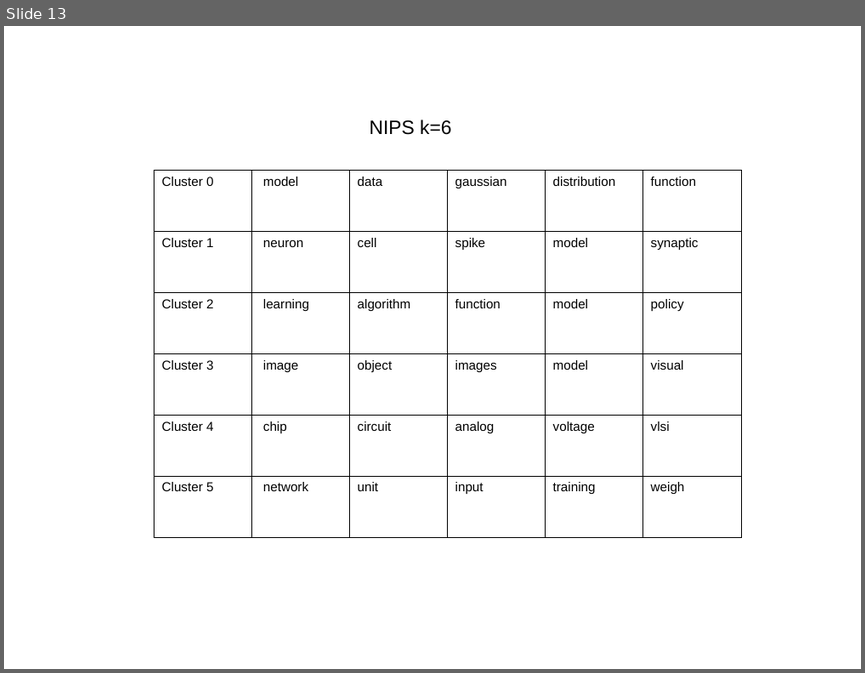
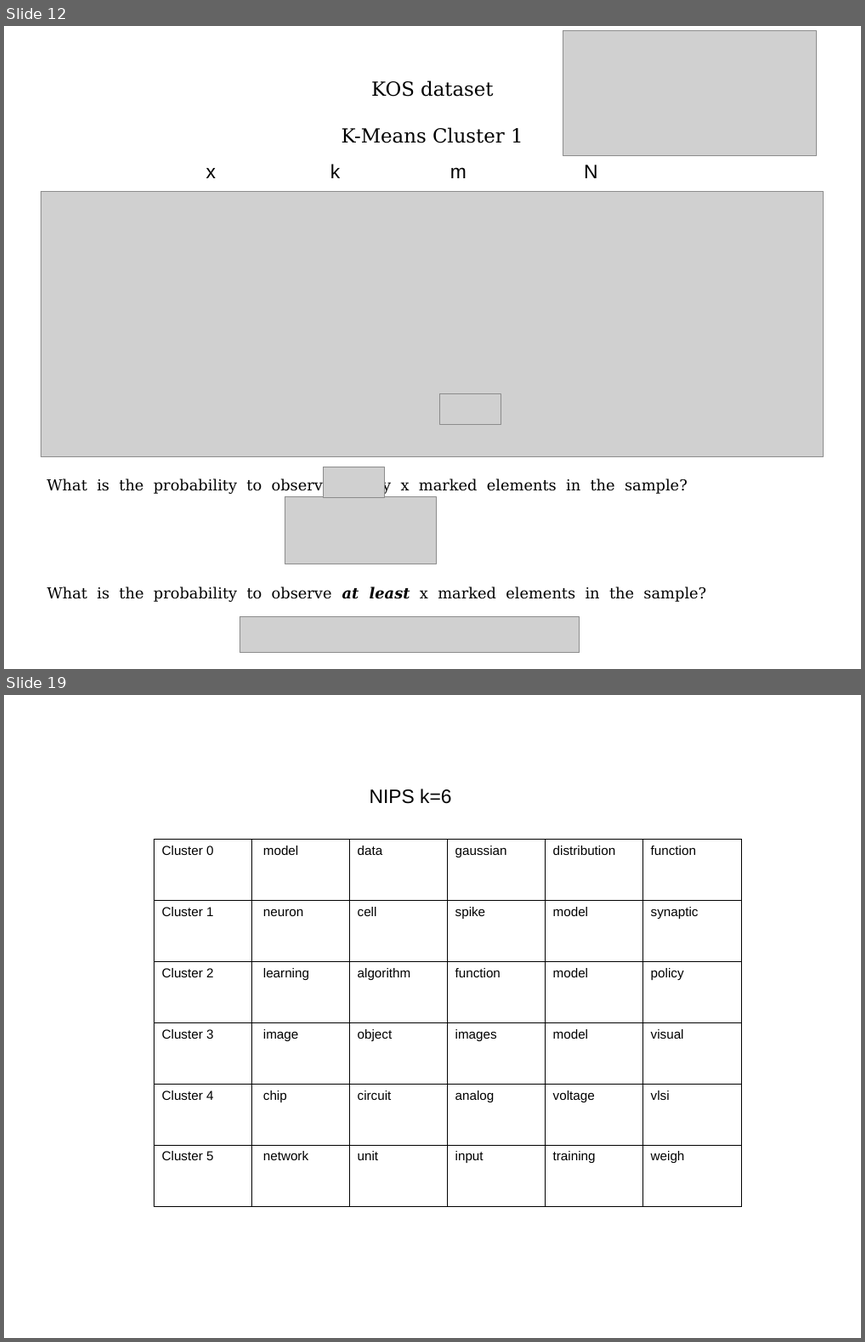
Before and after one commit to vitalv/doc-clustering-topic-modeling, a slide deck: doc-clustering-topic-modeling.odp. Shown one above the other, each under a label of ours: slide 13 before the commit, slides 12 and 19 after it; the slides between them are not shown. The pictures are 865x673 and 865x1342 pixels, drawn with LibreOffice and Linux fonts; fonts in the diff are those of the drawing; grey boxes stand for pictures. Boxes give left, top, right and bottom in pixels: in the first picture for what was removed or moved away, otherwise in the second. Text is boxed around its words. In the diff, an @@ line names an element or a change of style, - is before the commit and + after.

```diff
--- a/doc-clustering-topic-modeling.odp
+++ b/doc-clustering-topic-modeling.odp
@@ slide 12 added at (4, 26, 861, 669), background #FFFFFF @@
@@ picture added at (563, 30, 817, 155) @@
@@ text added at (371, 80, 493, 97), 18 pt, text #000000 @@
+KOS dataset
@@ text added at (341, 127, 523, 143), 18 pt, text #000000 @@
+K-Means Cluster 1
@@ text added at (206, 168, 216, 178), 18 pt, text #000000 @@
+x
@@ text added at (330, 164, 340, 178), 18 pt, text #000000 @@
+k
@@ text added at (450, 167, 466, 178), 18 pt, text #000000 @@
+m
@@ text added at (584, 165, 598, 178), 18 pt, text #000000 @@
+N
@@ picture added at (41, 191, 823, 457) @@
@@ picture added at (439, 394, 500, 424) @@
@@ text added at (46, 478, 687, 494), 14 pt, text #000000 @@
+What is the probability to observe exactly x marked elements in the sample?
@@ picture added at (324, 467, 385, 497) @@
@@ picture added at (285, 497, 437, 564) @@
@@ text added at (47, 586, 706, 601), 14 pt, text #000000 @@
+What is the probability to observe at least x marked elements in the sample?
@@ picture added at (239, 617, 579, 652) @@
@@ what was slide 13 is now slide 19 @@
```
Also in this commit, not shown: 2 slides changed, 9 other slides added, 4 slides removed, 5 other files.
